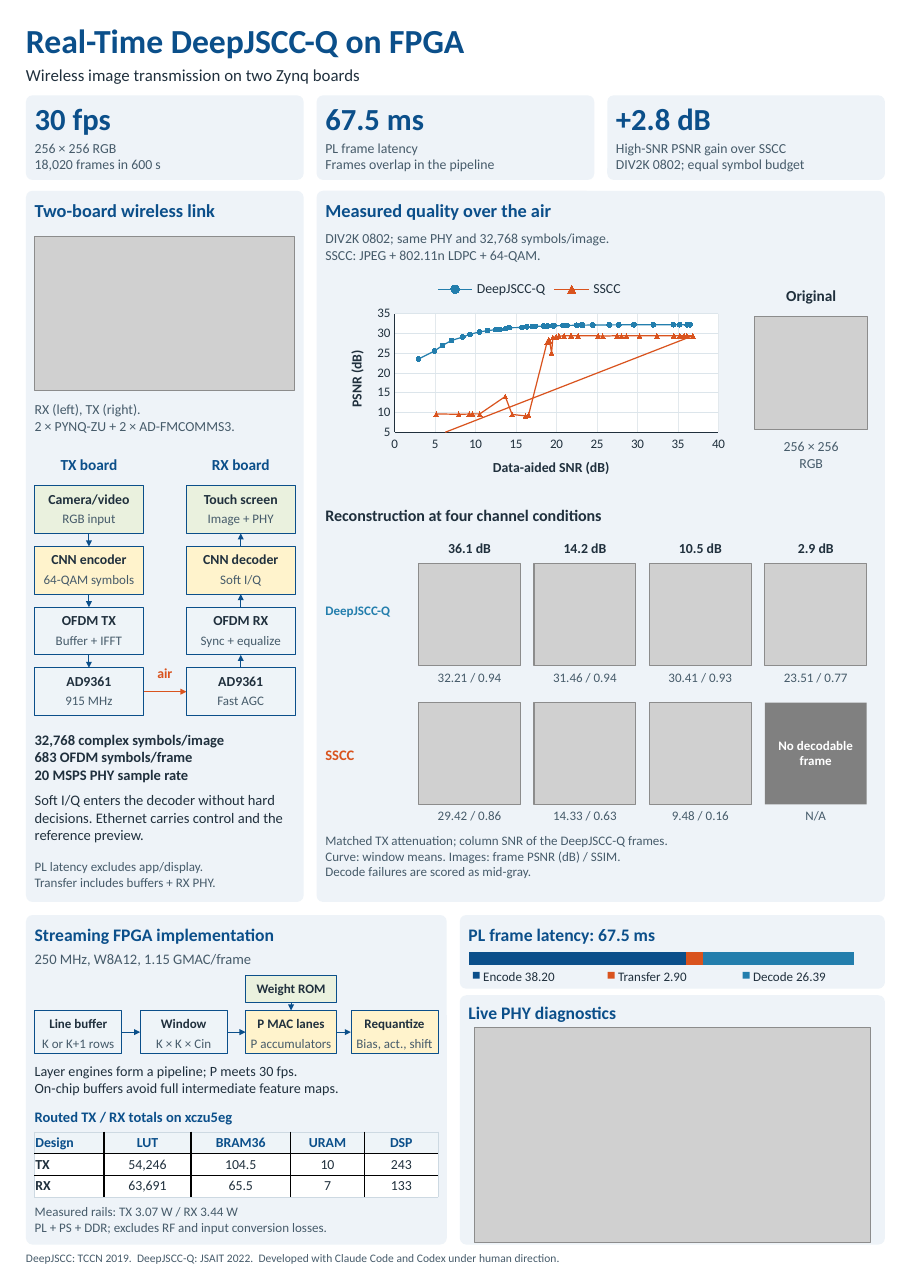
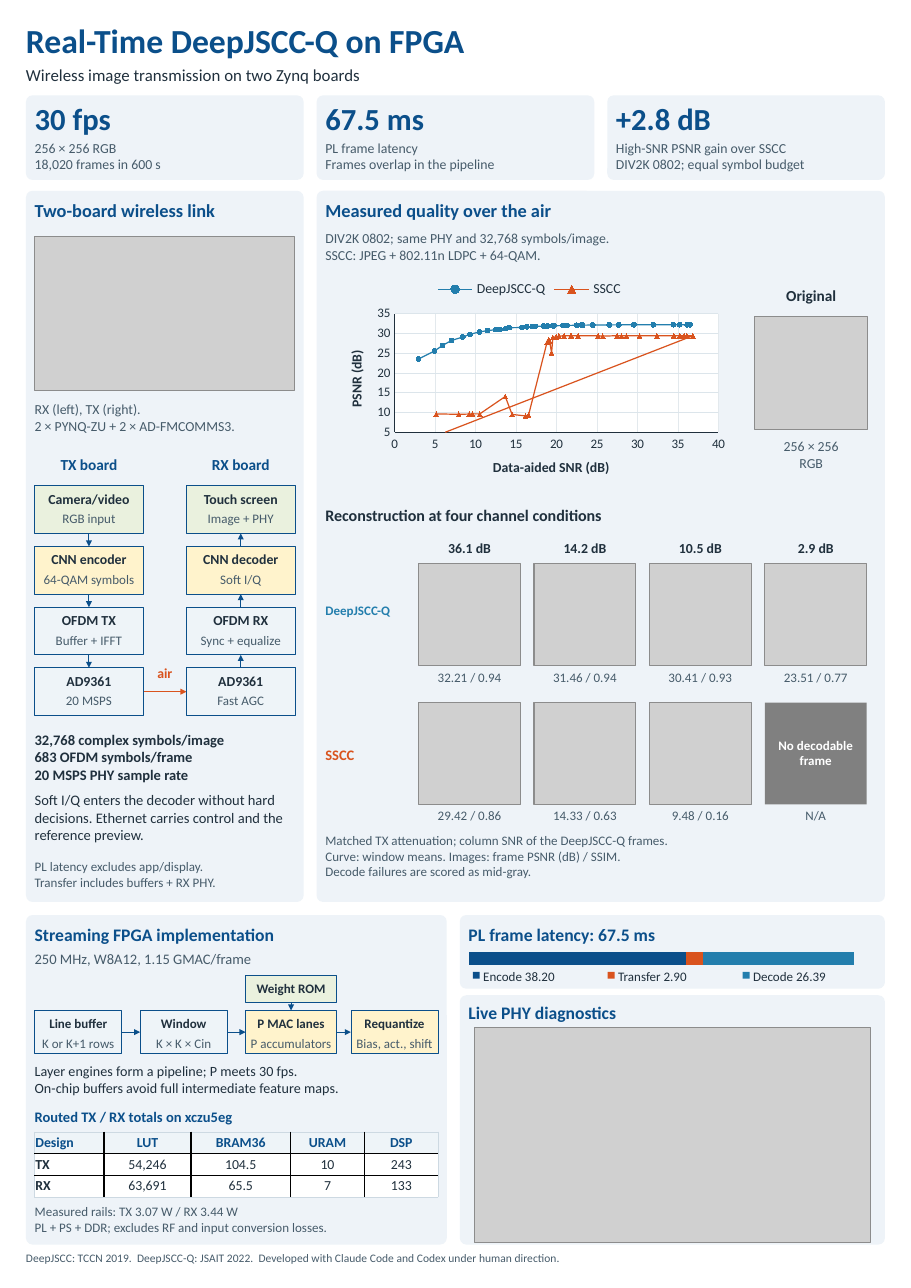
Before and after one commit to Vimcovan/glidelink-fpga, a slide deck: slide 1 of report/poster/poster_en_a4_large_text.pptx. Drawn at 911x1288 pixels with LibreOffice and Linux fonts; fonts in the diff are those of the drawing; grey boxes stand for pictures. Boxes give left, top, right and bottom in pixels: in the first picture for what was removed or moved away, otherwise in the second. Text is boxed around its words. In the diff, an @@ line names an element or a change of style, - is before the commit and + after.

```diff
--- a/report/poster/poster_en_a4_large_text.pptx
+++ b/report/poster/poster_en_a4_large_text.pptx
@@ text at [66, 696, 112, 705]: text changed @@
-915 MHz
+20 MSPS
```
Also in this commit, not shown: 11 other files.
